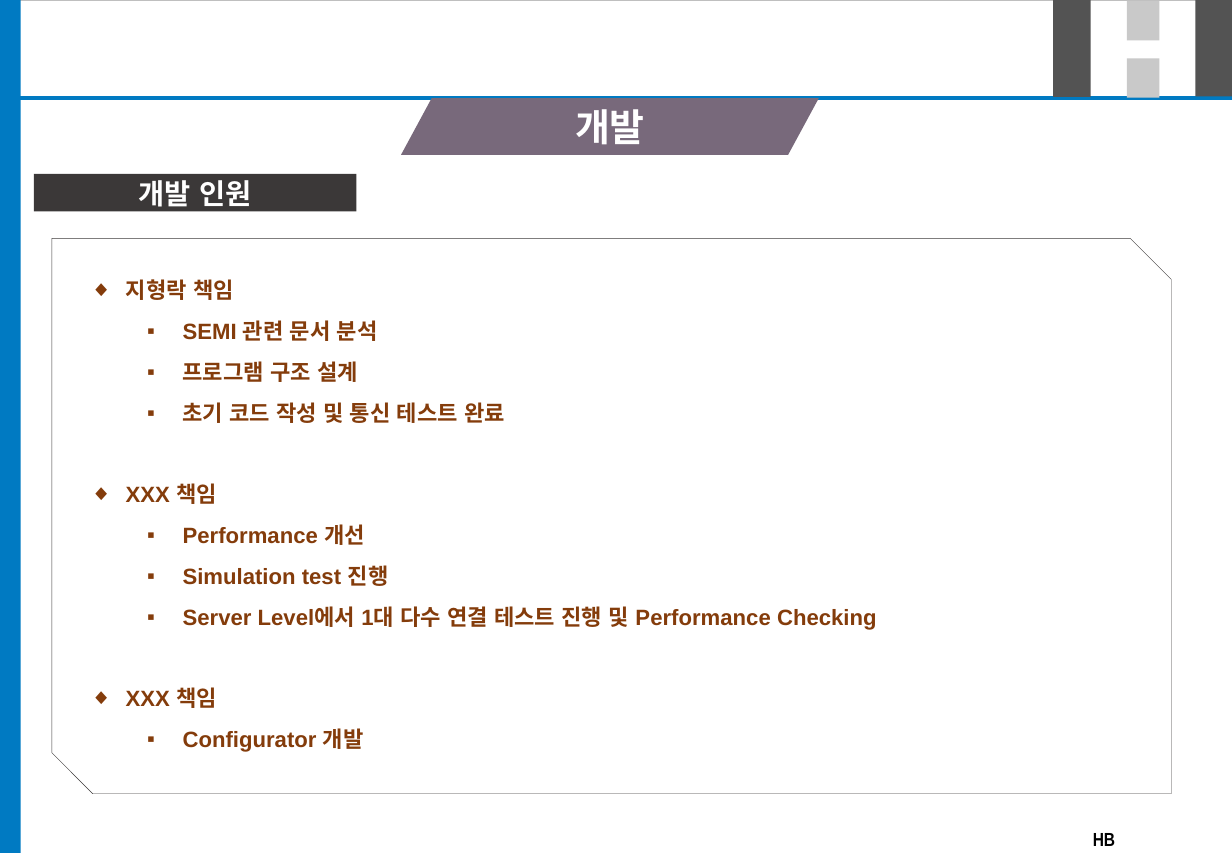
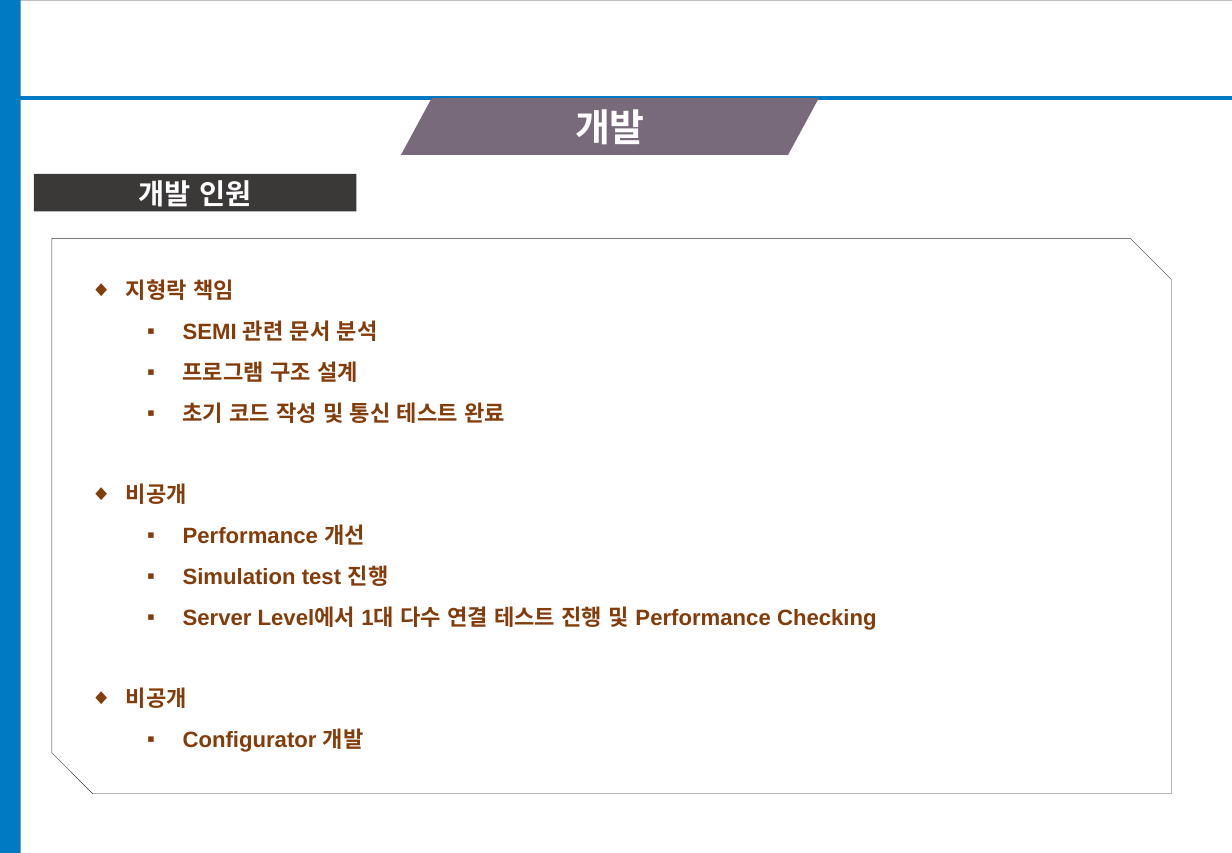
Before and after one commit to SeafoodMan/SeafoodMan, a slide deck: slide 22 of report/readme/docs/SECS Driver.pptx (slide 23 before the commit). Drawn at 1232x853 pixels with LibreOffice and Linux fonts; fonts in the diff are those of the drawing; background and template pictures are left out. Boxes give left, top, right and bottom in pixels: in the first picture for what was removed or moved away, otherwise in the second. Text is boxed around its words. In the diff, an @@ line names an element or a change of style, - is before the commit and + after.

```diff
--- a/report/readme/docs/SECS Driver.pptx
+++ b/report/readme/docs/SECS Driver.pptx
@@ rectangle removed at box(1053, 0, 1091, 97) @@
@@ rectangle removed at box(1127, 1, 1160, 41) @@
@@ rectangle removed at box(1196, 0, 1232, 97) @@
@@ rectangle removed at box(1127, 58, 1160, 98) @@
@@ text in snip diag rect at box(126, 483, 187, 504): text changed @@
-◆ XXX 책임
+◆ 비공개
@@ text in snip diag rect at box(126, 687, 187, 708): text changed @@
-◆ XXX 책임
+◆ 비공개
@@ text removed at box(1093, 833, 1115, 846) @@
-HB TECHNOLOGY
```
Also in this commit, not shown: 22 other slides changed, 2 slides removed.
